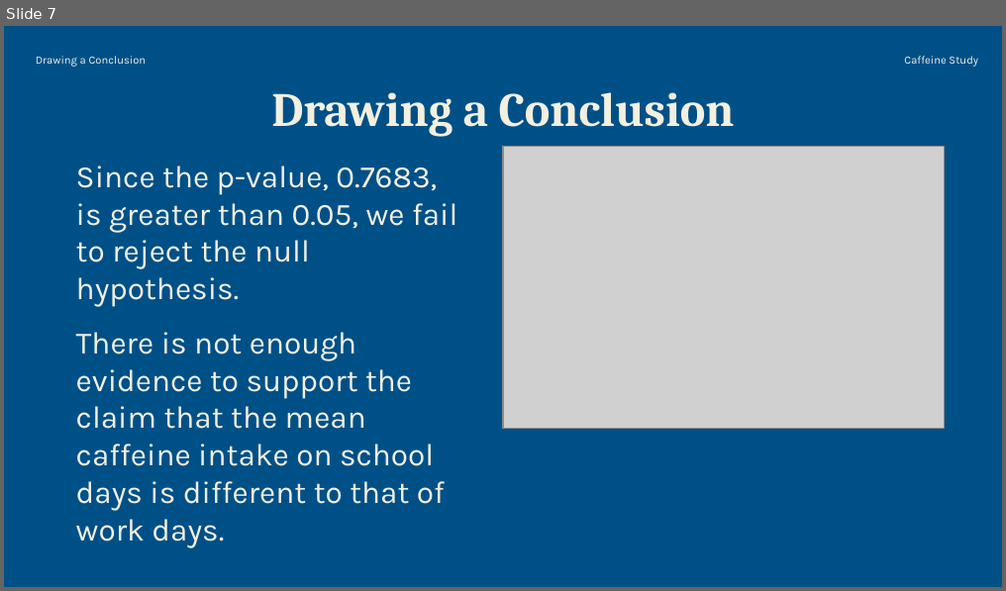
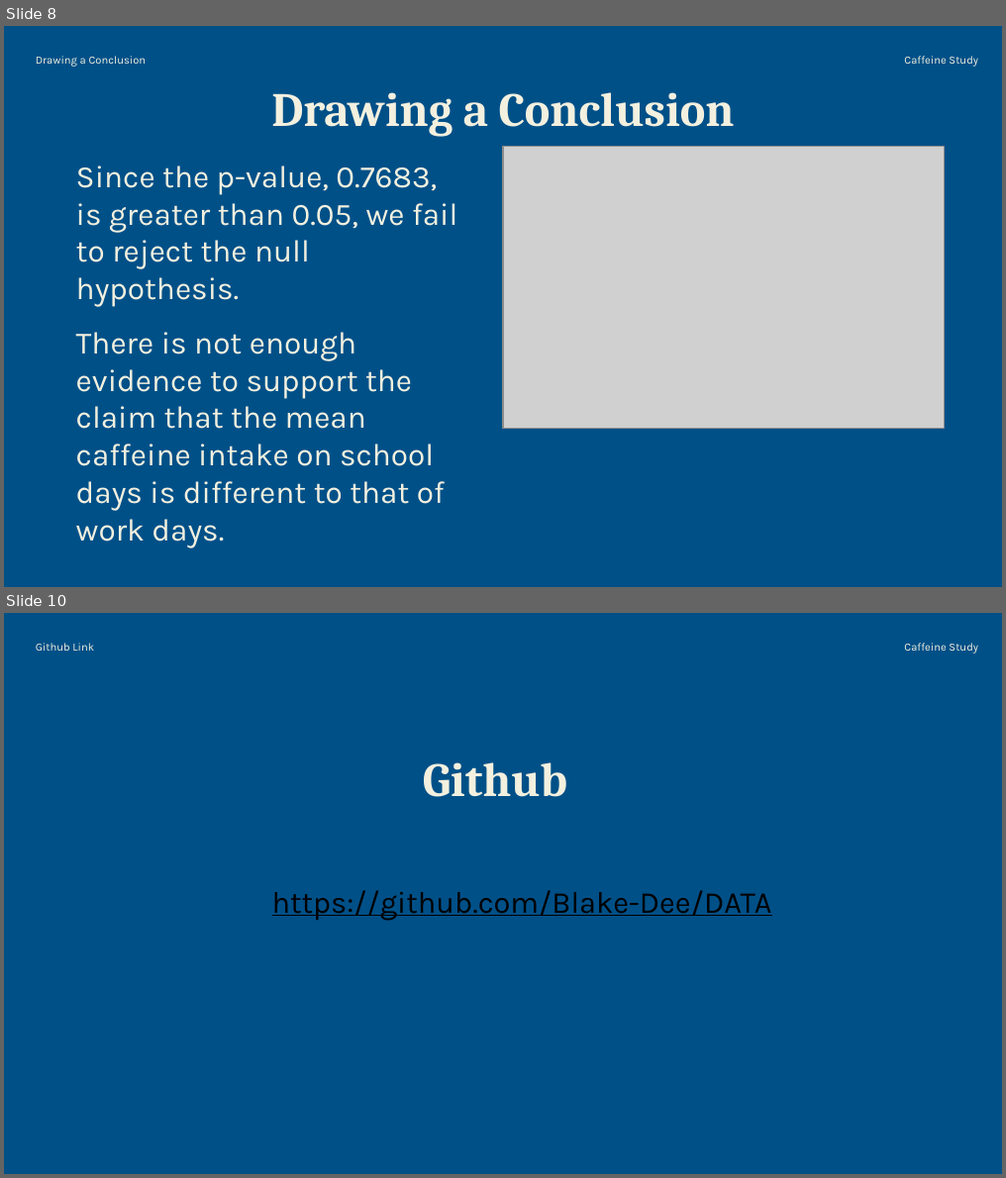
Before and after one commit to Blake-Dee/DATA, a slide deck: Caffeine Intake Analysis.pptx. Shown one above the other, each under a label of ours: slide 7 before the commit, slides 8 and 10 after it; the slides between them are not shown. The pictures are 1006x591 and 1006x1178 pixels, drawn with LibreOffice and Linux fonts; fonts in the diff are those of the drawing; grey boxes stand for pictures. Boxes give left, top, right and bottom in pixels: in the first picture for what was removed or moved away, otherwise in the second. Text is boxed around its words. In the diff, an @@ line names an element or a change of style, - is before the commit and + after.

```diff
--- a/Caffeine Intake Analysis.pptx
+++ b/Caffeine Intake Analysis.pptx
@@ slide 10 added at [4, 613, 1002, 1174], background #005088 @@
@@ text added at [36, 643, 94, 651], 8 pt, text #F3F0DF @@
+Github Link
@@ text added at [904, 643, 978, 654], 8 pt, text #F3F0DF @@
+Caffeine Study
@@ title added at [423, 762, 567, 797], 34.5 pt, text #F3F0DF, bold @@
+Github
@@ text added at [272, 890, 772, 921], 22 pt, text #000000, underline @@
+https://github.com/Blake-Dee/DATA
@@ what was slide 7 is now slide 8 @@
```
Also in this commit, not shown: 1 slide changed, 2 other slides added.
